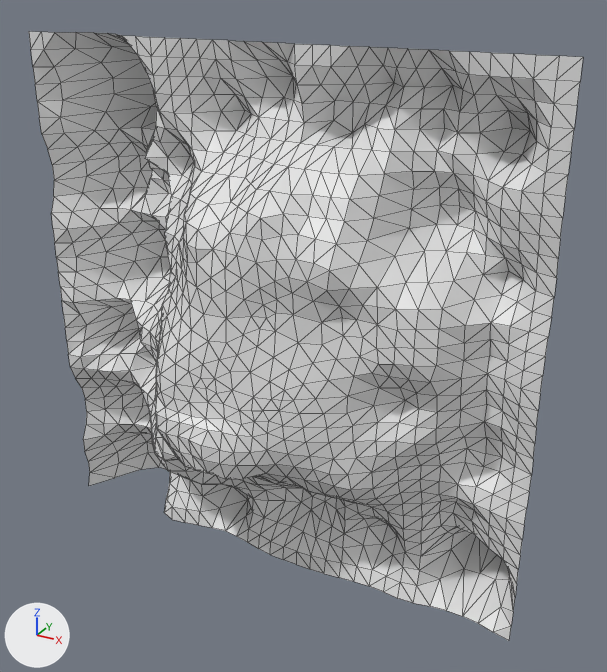
An edit to the Blender file Assets/_Meshes/lowPolyTerrain.blend, drawn before and after from the same camera.
The view is the same before and after, from a 50 mm lens placed at (38.6, -62.8, 31.8), pointed at (1.7, 4.4, -1.7). The axes (+X, +Y, +Z) are drawn at lower left. The lights are the same throughout. Mesh edges are drawn as thin lines.

Before the edit, the objects in view are built like this:
```python
me_plane = bpy.data.meshes.new('Plane')
me_plane.from_pydata(...)  # 1089 vertices, 2048 faces; spans x -26.1..26.1, y -8.8..17.6, z -26.1..26.1
ob_plane = bpy.data.objects.new('Plane', me_plane)
ob_plane.location = (0.0, 0.0, 0.0)
```
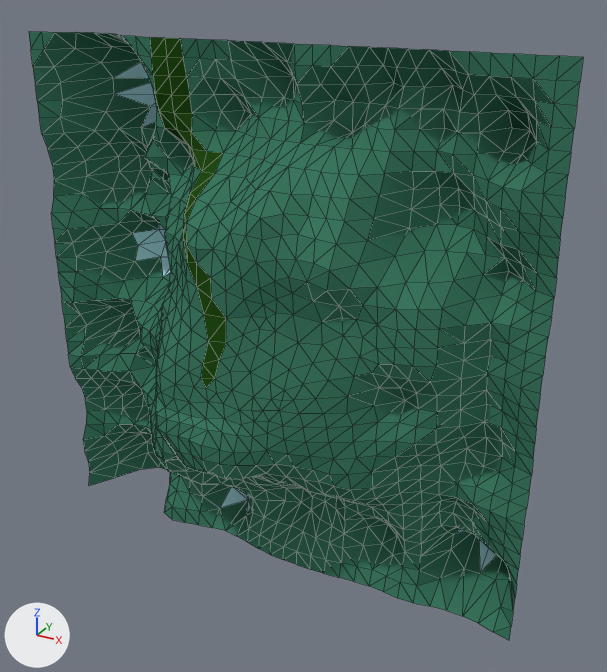
What changed in the scene script:
```text
Add mat_snow:
    mat_snow = diffuse_material('Snow')
    mat_snow.base_color = (0.533, 0.915, 1.0)  # cyan #c1f5ff
Add mat_path:
    mat_path = diffuse_material('Path')
    mat_path.base_color = (0.017, 0.0732, 0.0078)  # dark green #234c16
Add mat_ground:
    mat_ground = diffuse_material('Ground')
    mat_ground.base_color = (0.0478, 0.196, 0.123)  # dark green #3e7a62
Change me_plane:
    where me_plane.from_pydata(...)  # 1089 vertices, 2048 faces; spans x -26.1..26.1, y -8.8..17.6, z -26.1..26.1
    used by ob_plane; location = (0.0, 0.0, 0.0)
    me_plane part 1: 1931 of the faces centred in x -25.6..25.6, y -8.8..11.0, z -25.6..25.6 switch from no material to mat_ground (dark green #3e7a62)
    me_plane part 2: 28 of the faces centred in x -21.8..-15.8, y 11.2..17.3, z 17.0..23.3 switch from no material to mat_snow (cyan #c1f5ff)
    me_plane part 3: 18 of the faces centred in x -20.7..-15.8, y 8.0..10.9, z 1.1..5.4 switch from no material to mat_snow (cyan #c1f5ff)
    me_plane part 4: 14 of the faces centred in x 19.1..23.4, y 5.7..10.8, z -23.5..-19.1 switch from no material to mat_snow (cyan #c1f5ff)
    me_plane part 5: 8 of the faces centred in x -7.5..-5.4, y 4.4..7.3, z -24.0..-21.8 switch from no material to mat_snow (cyan #c1f5ff)
    me_plane part 6: 49 of the faces centred in x -10.9..-0.8, y -6.9..1.6, z -2.7..25.6 switch from no material to mat_path (dark green #234c16)
```

Boxes (x1, y1, x2, y2) around the edits, measured in the pictures (607 x 672 px):
part 1 of me_plane, recoloured (grey to green): (29, 31, 583, 640) in both
part 2 of me_plane, recoloured (grey to cyan): (113, 62, 157, 127) in both
part 3 of me_plane, recoloured (grey to cyan): (132, 224, 171, 278) in both
part 4 of me_plane, recoloured (grey to cyan): (455, 529, 497, 573) in both
part 5 of me_plane, recoloured (grey to cyan): (220, 484, 251, 516) in both
part 6 of me_plane, recoloured (grey to green): (150, 37, 226, 388) in both
